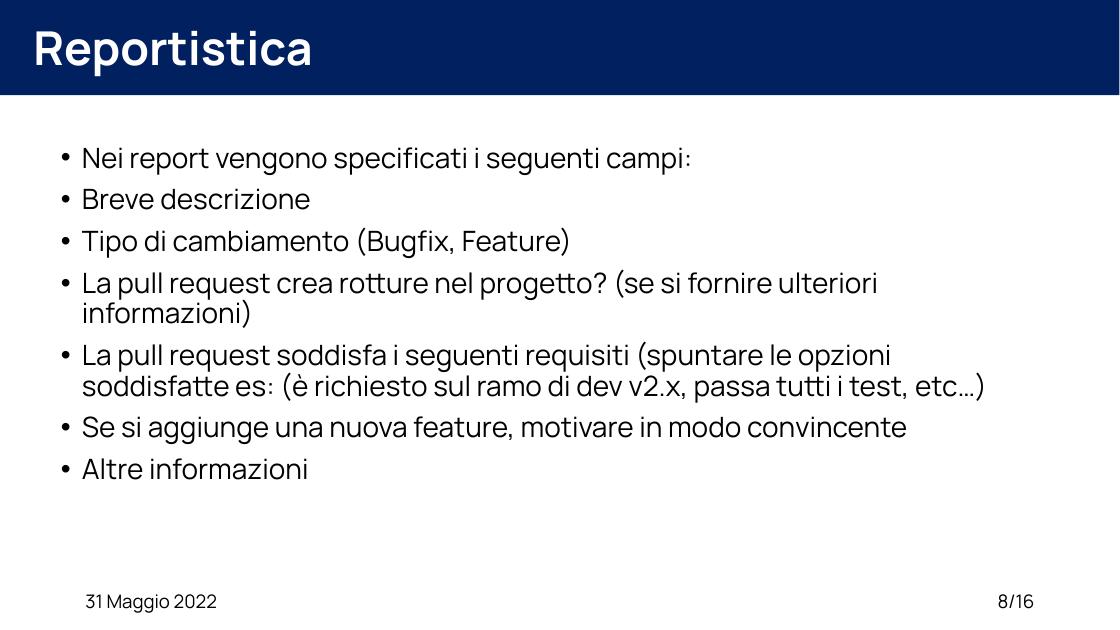
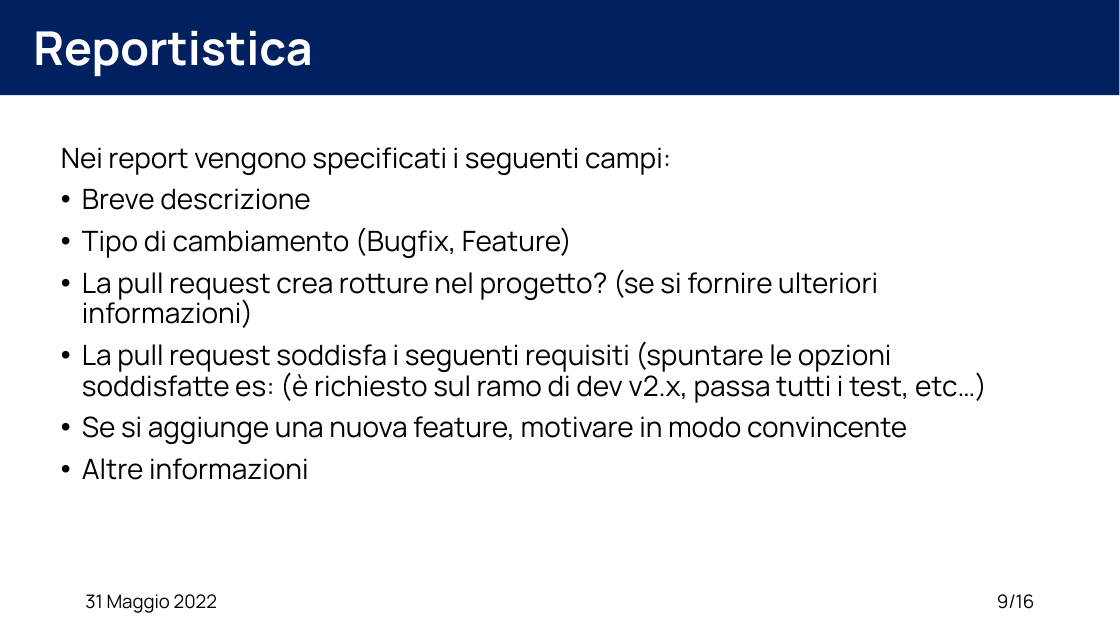
Before and after one commit to XidaZ3/MTSSAssignment3, a slide deck: slide 9 of MTSSAssignment3.pptx (slide 8 before the commit). Drawn at 1120x630 pixels with LibreOffice and Linux fonts; fonts in the diff are those of the drawing. Boxes give left, top, right and bottom in pixels: in the first picture for what was removed or moved away, otherwise in the second. Text is boxed around its words. In the diff, an @@ line names an element or a change of style, - is before the commit and + after.

```diff
--- a/MTSSAssignment3.pptx
+++ b/MTSSAssignment3.pptx
@@ text at <box>61,147,671,175</box>: bullet • to none @@
@@ page number at <box>997,594,1035,609</box>: text changed @@
-8/16
+9/16
```
Also in this commit, not shown: 12 other slides changed, 1 slide added, 4 other files.
